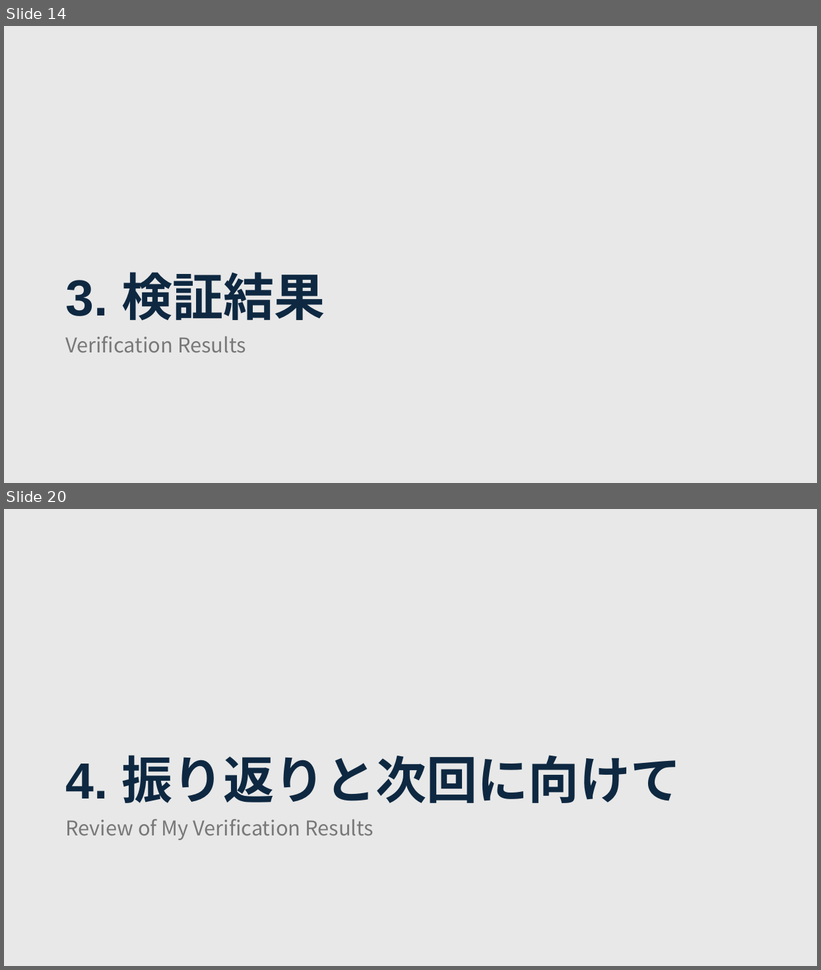
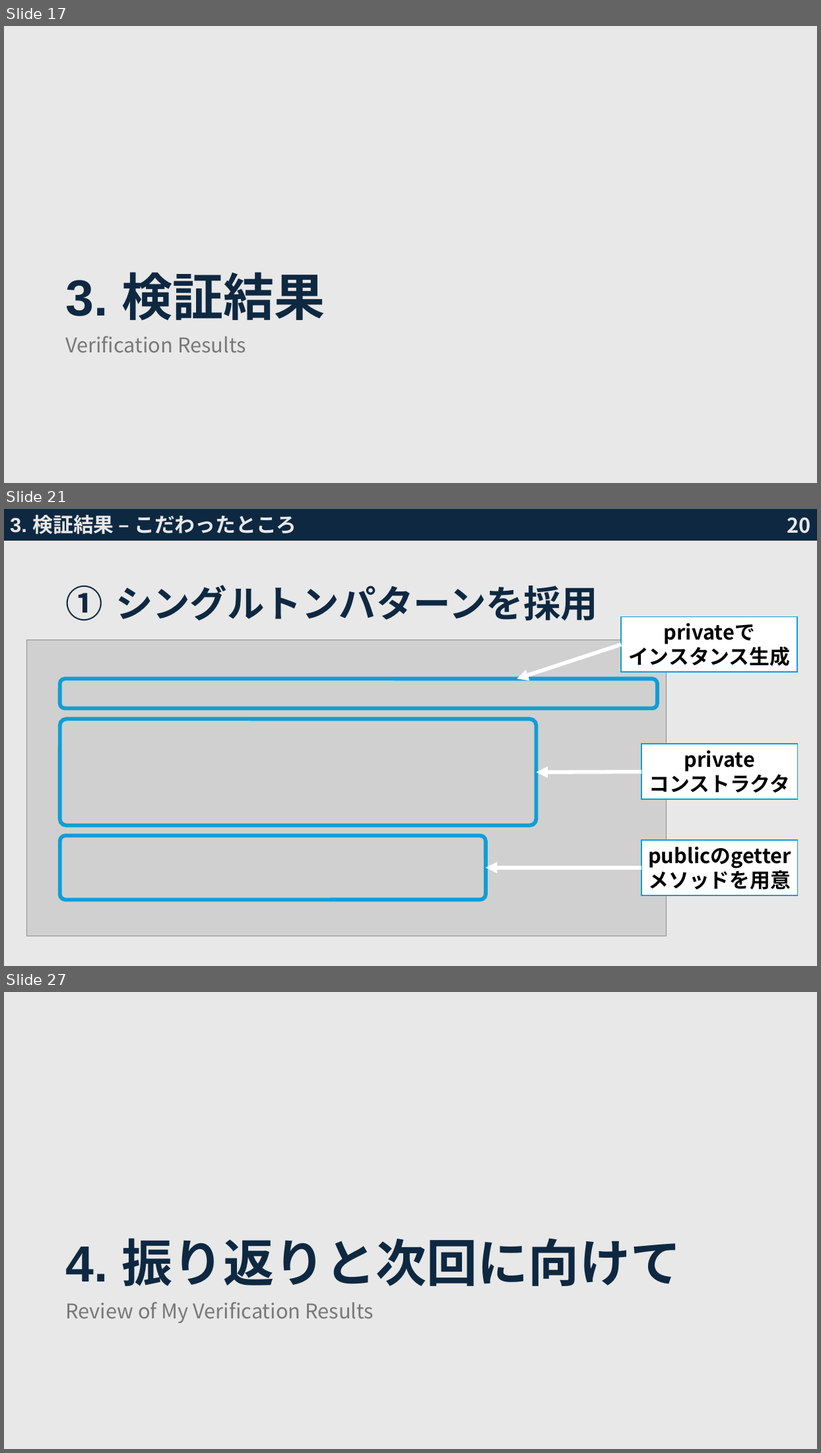
Before and after one commit to sahokk/JavaDakoku0502, a slide deck: 技術検証発表資料2.pptx. Shown one above the other, each under a label of ours: slides 14 and 20 before the commit, slides 17, 21 and 27 after it; the slides between them are not shown. The pictures are 821x970 and 821x1453 pixels, drawn with LibreOffice and Linux fonts; fonts in the diff are those of the drawing; grey boxes stand for pictures. Boxes give left, top, right and bottom in pixels: in the first picture for what was removed or moved away, otherwise in the second. Text is boxed around its words. In the diff, an @@ line names an element or a change of style, - is before the commit and + after.

```diff
--- a/技術検証発表資料2.pptx
+++ b/技術検証発表資料2.pptx
@@ slide 21 added at [4, 509, 817, 966], background #E8E8E8 @@
@@ rectangle added at [4, 509, 817, 540], fill #0E2841, outline #092A39 1.5 pt @@
@@ text added at [10, 515, 296, 534], 24 pt, text #E8E8E8, bold @@
+3. 検証結果 – こだわったところ
@@ page number added at [787, 517, 811, 533], 24 pt, text #E8E8E8, bold @@
+20
@@ title added at [116, 585, 598, 621], 44 pt, text #0E2841, bold @@
+1. シングルトンパターンを採用
@@ rectangle added at [621, 617, 797, 673], fill #FFFFFF, outline #0F9ED5 1.5 pt, 24 pt, text #000000, bold @@
+privateで
+インスタンス生成
@@ picture added at [27, 640, 667, 937] @@
@@ arrow added from (621, 644) to (517, 679), #FFFFFF 4.5 pt @@
@@ rounded rectangle added at [60, 679, 658, 709], outline #0F9ED5 4.5 pt @@
@@ rounded rectangle added at [60, 720, 537, 826], outline #0F9ED5 4.5 pt @@
@@ rectangle added at [642, 745, 798, 800], fill #FFFFFF, outline #0F9ED5 1.5 pt, 24 pt, text #000000, bold @@
+private
+コンストラクタ
@@ arrow added from (642, 772) to (537, 772), #FFFFFF 4.5 pt @@
@@ rounded rectangle added at [60, 836, 486, 900], outline #0F9ED5 4.5 pt @@
@@ rectangle added at [642, 840, 798, 896], fill #FFFFFF, outline #0F9ED5 1.5 pt, 24 pt, text #000000, bold @@
+publicのgetterメソッドを用意
@@ arrow added from (642, 868) to (486, 868), #FFFFFF 4.5 pt @@
@@ what was slide 14 is now slide 17 @@
@@ what was slide 20 is now slide 27 @@
```
Also in this commit, not shown: 12 slides changed, 14 other slides added, 8 slides removed, 31 other files.
